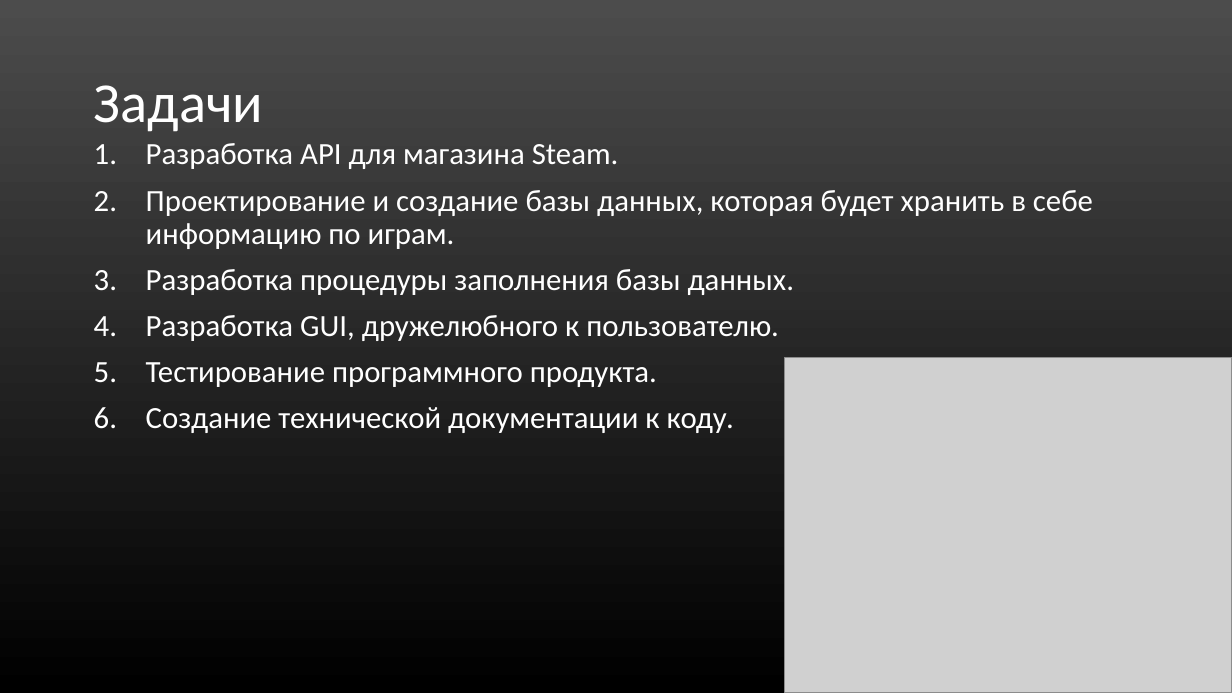
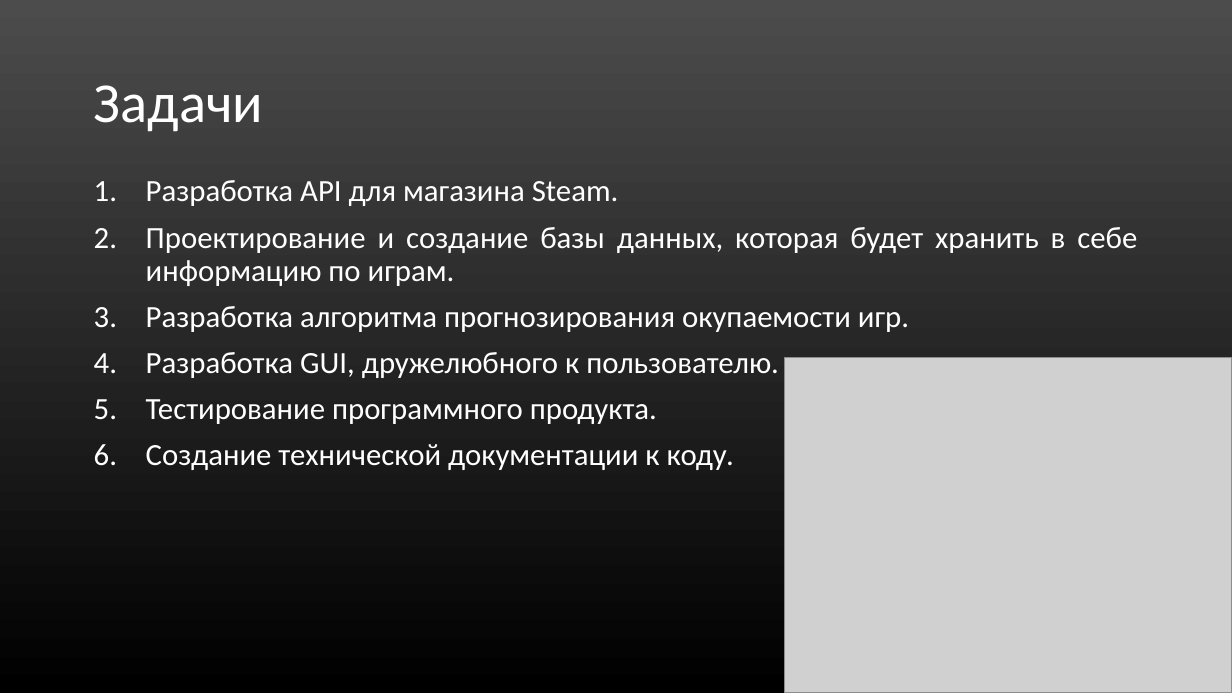
Before and after one commit to Mr-Dm1try/SteamCardsFarmer, a slide deck: slide 4 of Презентация_Помойки.ppt. Drawn at 1232x693 pixels with LibreOffice and Linux fonts; fonts in the diff are those of the drawing; grey boxes stand for pictures. Boxes give left, top, right and bottom in pixels: in the first picture for what was removed or moved away, otherwise in the second. Text is boxed around its words. In the diff, an @@ line names an element or a change of style, - is before the commit and + after.

```diff
--- a/Презентация_Помойки.ppt
+++ b/Презентация_Помойки.ppt
@@ text "Разработка API для магазина Steam.": place and size @@
-text "Разработка API для магазина Steam." at (146,143,1093,433)
+text "Разработка API для магазина Steam." at (146,180,1137,470)
@@ text at (146,227,1137,286): alignment left to justified @@
@@ text at (146,306,909,332): text changed @@
-3. Разработка процедуры заполнения базы данных.
+3. Разработка алгоритма прогнозирования окупаемости игр.
```
Also in this commit, not shown: 7 other slides changed, 2 slides added, 3 slides removed.
